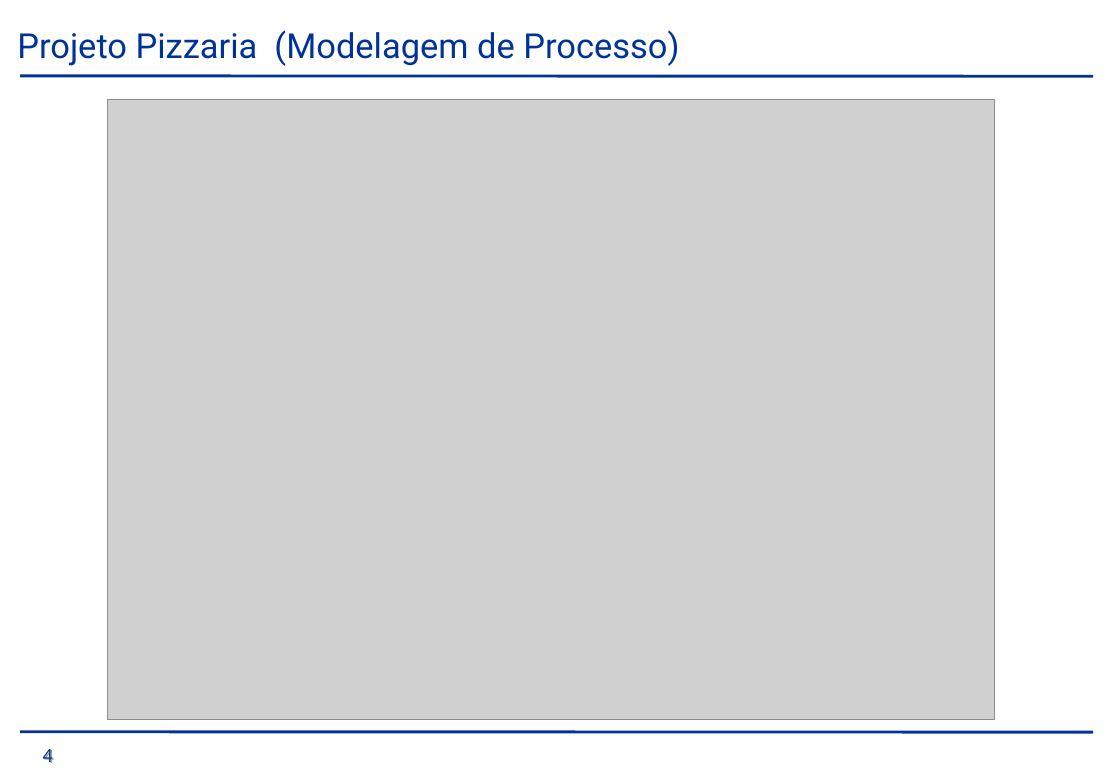
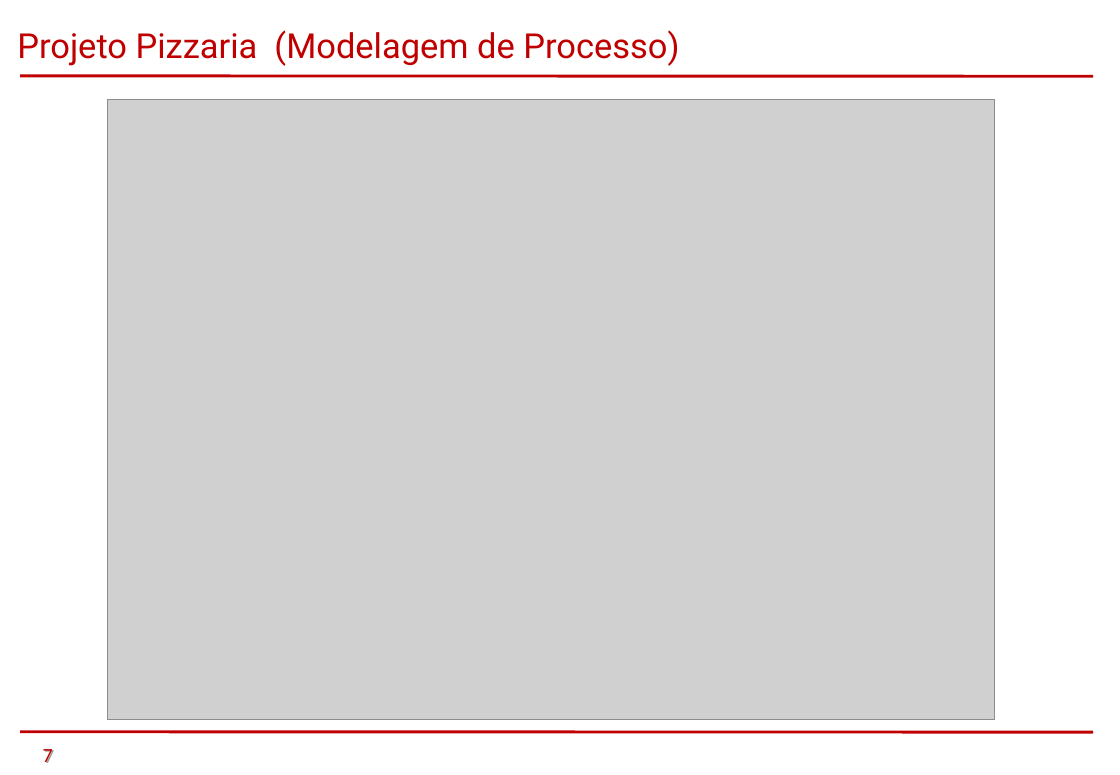
Before and after one commit to Peridian/tcmpizzaria, a slide deck: slide 7 of trunk/PTCC/PTCC/Apresentação/Pizzaria.ppt. Drawn at 1120x775 pixels with LibreOffice and Linux fonts; fonts in the diff are those of the drawing; grey boxes stand for pictures; background and template pictures are left out. Boxes give left, top, right and bottom in pixels: in the first picture for what was removed or moved away, otherwise in the second. Text is boxed around its words. In the diff, an @@ line names an element or a change of style, - is before the commit and + after.

```diff
--- a/trunk/PTCC/PTCC/Apresentação/Pizzaria.ppt
+++ b/trunk/PTCC/PTCC/Apresentação/Pizzaria.ppt
@@ text "Projeto Pizzaria (Modelagem de Processo)" at <box>17,30,679,66</box>: text colour #003399 to #C00000 @@
@@ line (20, 75) - (1092, 76): stroke #003399 2.01 pt to #C00000 2.01 pt @@
@@ line (20, 732) - (1092, 733): stroke #003399 2.01 pt to #C00000 2.01 pt @@
@@ text at <box>43,749,53,763</box>: text changed; text colour #003399 to #C00000 @@
-4
+7
```
Also in this commit, not shown: 11 other slides changed, 3 slides removed.
